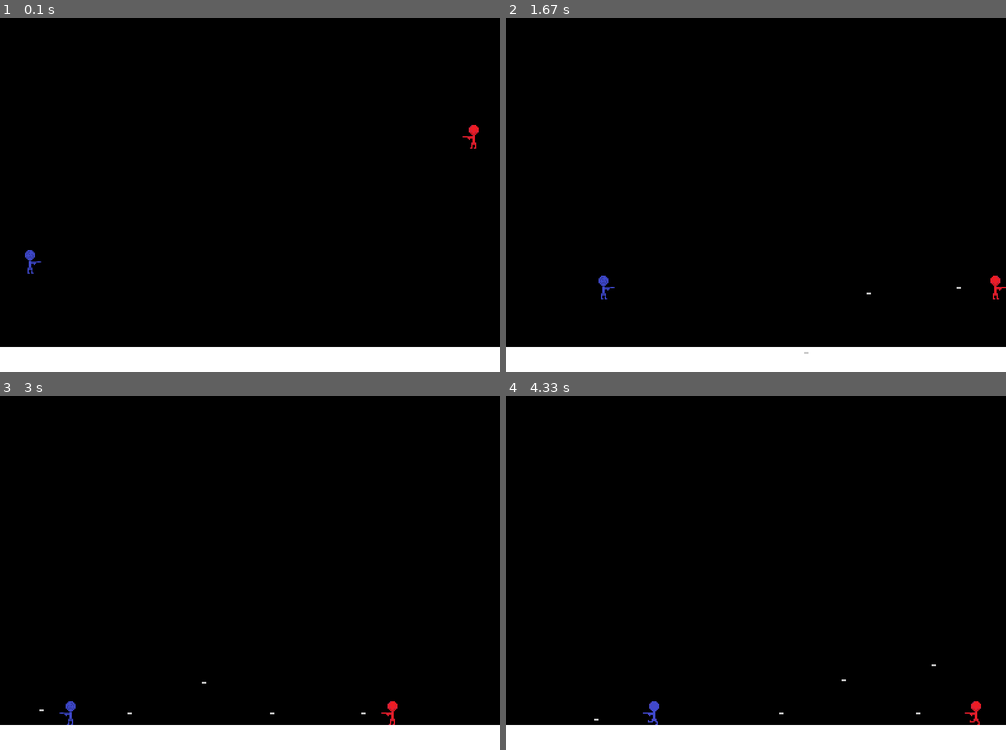
Above: before the commit, frames 1-4 (two rows, left to right).
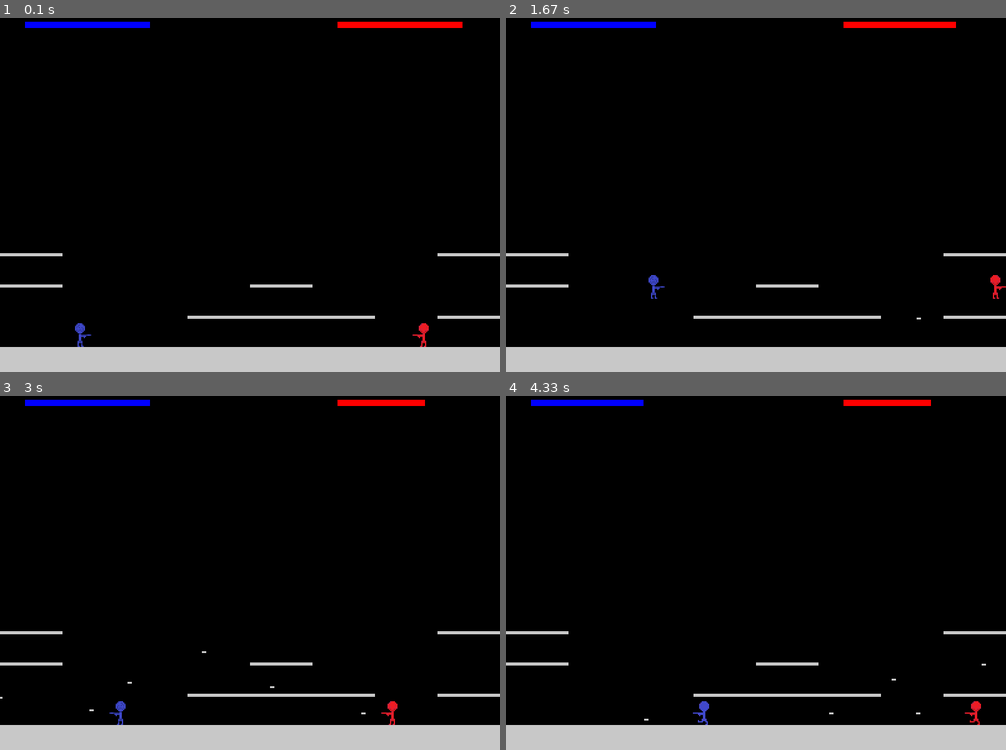
Above: after the commit, the same moments.

Repository: Wise05/pygame-games
Game: pygame game, started from 2D pvp/2Dpvp.py
Same seed, same stepped clock (60 frames per second), same inputs: the game is played once before the commit and once after it.
Inputs:
- Up to frame 1 (0.1 s): no input
- Up to frame 2 (1.67 s): hold W 0.33-0.8 s; hold Right 0.33-0.8 s; hold Right 0.83-1.3 s; hold D 0.83-1.3 s; hold Up 1.33-1.63 s; hold W 1.33-1.63 s
- Up to frame 3 (3 s): hold Right 1.67-2.13 s; hold D 1.67-2.13 s; hold Left 2.17-2.7 s; hold A 2.17-2.7 s; hold Left from 2.73 s (still down); hold A from 2.73 s (still down)
- Up to frame 4 (4.33 s): release Left at 3.13 s; release A at 3.13 s; hold Up 3.17-3.53 s; hold W 3.17-3.53 s; hold Right 3.57-4.2 s; hold D 3.57-4.2 s; hold Left from 4.23 s (still down); hold A from 4.23 s (still down)

The runs differ from the first frame. In frame 1, 9.1% of the frame differs, in the area x 0-100%, y 1-100%; in frame 2, 9.0%; in frame 3, 8.9%; in frame 4, 8.9%.

Commit message:
game mostly complete, but I an struggling with the collision physics

Diff:
--- a/2D pvp/2Dpvp.py
+++ b/2D pvp/2Dpvp.py
@@ -15,6 +15,25 @@
 caption = pygame.display.set_caption("2D PVP")
 displayIcon = pygame.image.load(r"C:\Users\zevan\pygame\2D pvp\player1shoot.png")
 pygame.display.set_icon(displayIcon)
+
+#envornments
+environment = [[0,0,0,0,0,0,0,0],
+               [0,0,0,0,0,0,0,0],
+               [0,0,0,0,0,0,0,0],
+               [0,0,0,0,0,0,0,0],
+               [0,0,0,0,0,0,0,0],
+               [0,0,0,0,0,0,0,0],
+               [0,0,0,0,0,0,0,0],
+               [0,0,0,0,0,0,0,0],
+               [0,0,0,0,0,0,0,0],
+               [1,0,0,0,0,0,0,1],
+               [1,0,0,0,1,0,0,0],
+               [0,0,0,1,1,1,0,1]]
+squares = []
+for i in range(12):
+    for j in range(8):
+        if environment[i][j] == 1:
+            squares.append(pygame.Rect(j * 100, (i * 50) - 40, 100, 5))
 
 #players
 class players(pygame.sprite.Sprite):
@@ -36,13 +55,23 @@
         self.direction = direction
         self.bullets = pygame.sprite.Group()
         self.last_shoot_time = pygame.time.get_ticks()
+        self.health = 10
 
     def forces(self):
+        #walls and stuff
+        doGravity = 1
+        for i in range(len(squares)):
+            if self.hitbox.y + 19 < squares[i].y and self.hitbox.colliderect(squares[i]):
+                if self.ySpeed > 0:
+                    self.hitbox.y = squares[i].y - 37
+                    self.ySpeed = 0
+                    doGravity = 0
+
         #ground and gravity
         if self.hitbox.y >= 522:
             self.hitbox.y = 522
             self.ySpeed = 0
-        else:
+        elif doGravity == 1:
             self.ySpeed += 0.1
         self.hitbox.x += self.xSpeed
         self.hitbox.y += self.ySpeed
@@ -55,8 +84,9 @@
         #characters moving from input
         keys = pygame.key.get_pressed()
         if keys[self.up] and self.hitbox.y >= 522: #jump
-            self.hitbox.y -= 1
+            self.hitbox.y -= 2
             self.ySpeed = -4
+
         if keys[self.left]: #move left
             if self.xSpeed <= -4:
                 self.xSpeed = -4
@@ -67,11 +97,13 @@
                 self.idleImage = pygame.transform.flip(self.idleImage, True, False)
                 self.walkImage = pygame.transform.flip(self.walkImage, True, False)
                 self.image = self.idleImage
+
             #shooting left
             if pygame.time.get_ticks() - self.last_shoot_time > shoot_delay:
                 bullet = Bullet(self.hitbox.x, self.hitbox.y + 19, "<")
                 self.bullets.add(bullet)
                 self.last_shoot_time = pygame.time.get_ticks()
+
                 #walk animation
                 if self.image == self.idleImage:
                     self.image = self.walkImage
@@ -87,6 +119,7 @@
                 self.idleImage = pygame.transform.flip(self.idleImage, True, False)
                 self.walkImage = pygame.transform.flip(self.walkImage, True, False)
                 self.image = self.idleImage
+
             #shooting right
             if pygame.time.get_ticks() - self.last_shoot_time > shoot_delay:
                 bullet = Bullet(self.hitbox.x + 20, self.hitbox.y + 19, ">")
@@ -101,10 +134,15 @@
             self.xSpeed = 0
             self.image = self.idleImage
 
+    def bulletHit(self, player):
+        for i in self.bullets:
+            if player.hitbox.colliderect(i):
+                player.health -= 1
+                self.bullets.remove(i)
 
 #creating players
-player1 = players(p1IdlePic, p1WalkPic, 40, 400, pygame.K_w, pygame.K_a, pygame.K_d, ">")
-player2 = players(p2IdlePic, p2WalkPic, 740, 200, pygame.K_UP, pygame.K_LEFT, pygame.K_RIGHT, "<")
+player1 = players(p1IdlePic, p1WalkPic, 120, 520, pygame.K_w, pygame.K_a, pygame.K_d, ">")
+player2 = players(p2IdlePic, p2WalkPic, 660, 520, pygame.K_UP, pygame.K_LEFT, pygame.K_RIGHT, "<")
 player2.idleImage = pygame.transform.flip(player2.idleImage, True, False) #making p2 face correct direction
 player2.walkImage = pygame.transform.flip(player2.walkImage, True, False)
 
@@ -149,9 +187,20 @@
     player1.bullets.update()
     player2.bullets.update()
 
+    player1.bulletHit(player2)
+    player2.bulletHit(player1)
+
     #update display
     screen.fill((0,0,0))
-    pygame.draw.rect(screen, (255, 255, 255), (0, 560, 800, 40))
+    pygame.draw.rect(screen, (200, 200, 200), (0, 560, 800, 40))
+
+    #drawing environment
+    for i in squares:
+        pygame.draw.rect(screen, (200,200,200), i)
+
+    #draw health bars
+    pygame.draw.rect(screen, (0,0,255), (40, 40, player1.health * 20, 10))
+    pygame.draw.rect(screen, (255,0,0), (540, 40, player2.health * 20, 10))
 
     #draw characters
     screen.blit(player1.image, player1.hitbox)
@@ -161,6 +210,12 @@
     player1.bullets.draw(screen)
     player2.bullets.draw(screen)
 
+    #win condition
+    if player1.health <= 0:
+        print("player 2 wins")
+    if player2.health <= 0:
+        print("player 1 wins")
+
     pygame.display.flip()
 
 pygame.quit
--- a/2D pvp/test.py
+++ /dev/null
@@ -1,5 +0,0 @@
-import random
-for i in range(0,20):
-
-    randomness = random.uniform(-0.7, 0.7)
-    print(randomness)
Binary file added: 2D pvp/Retro Gaming.ttf
